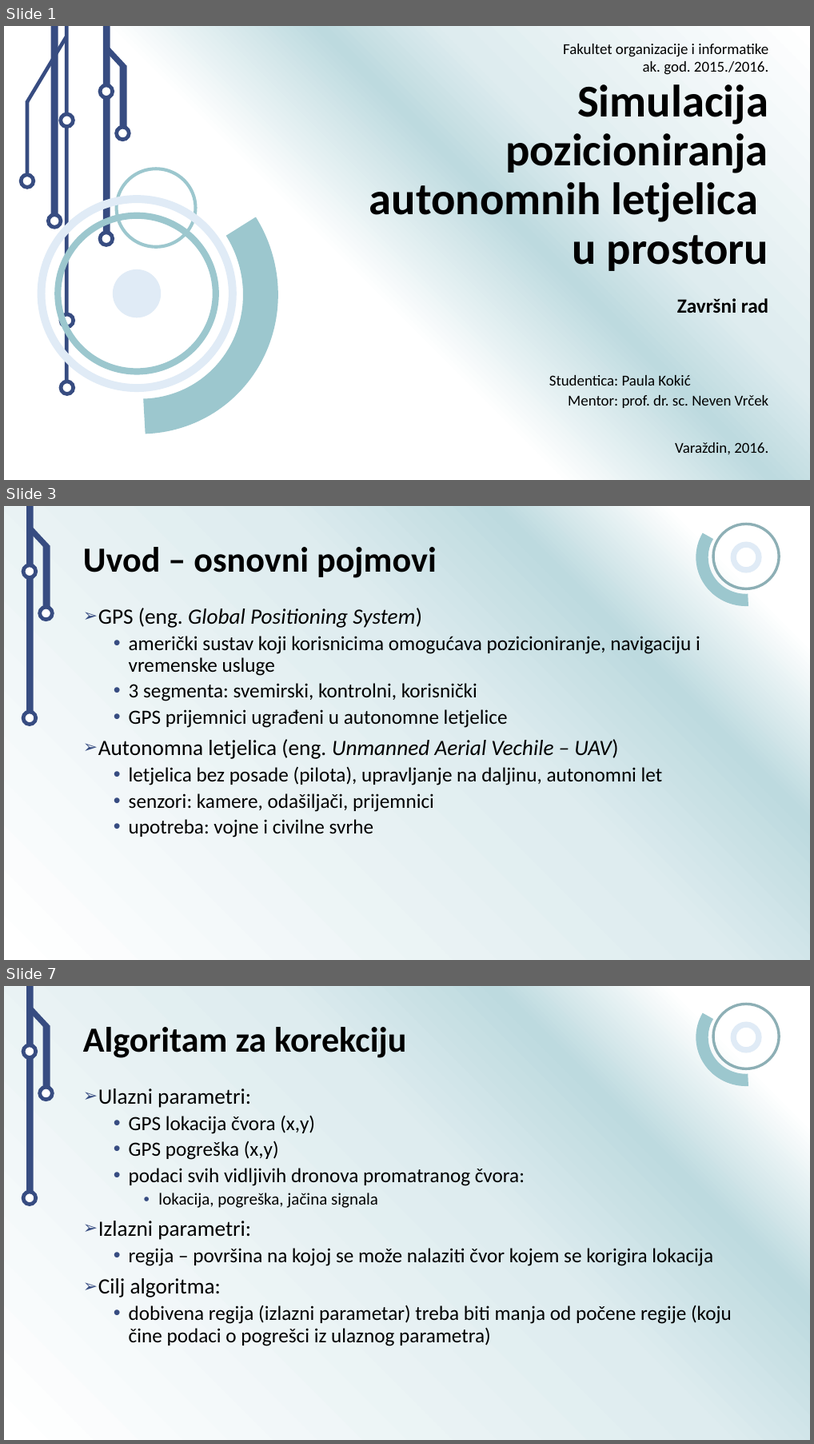
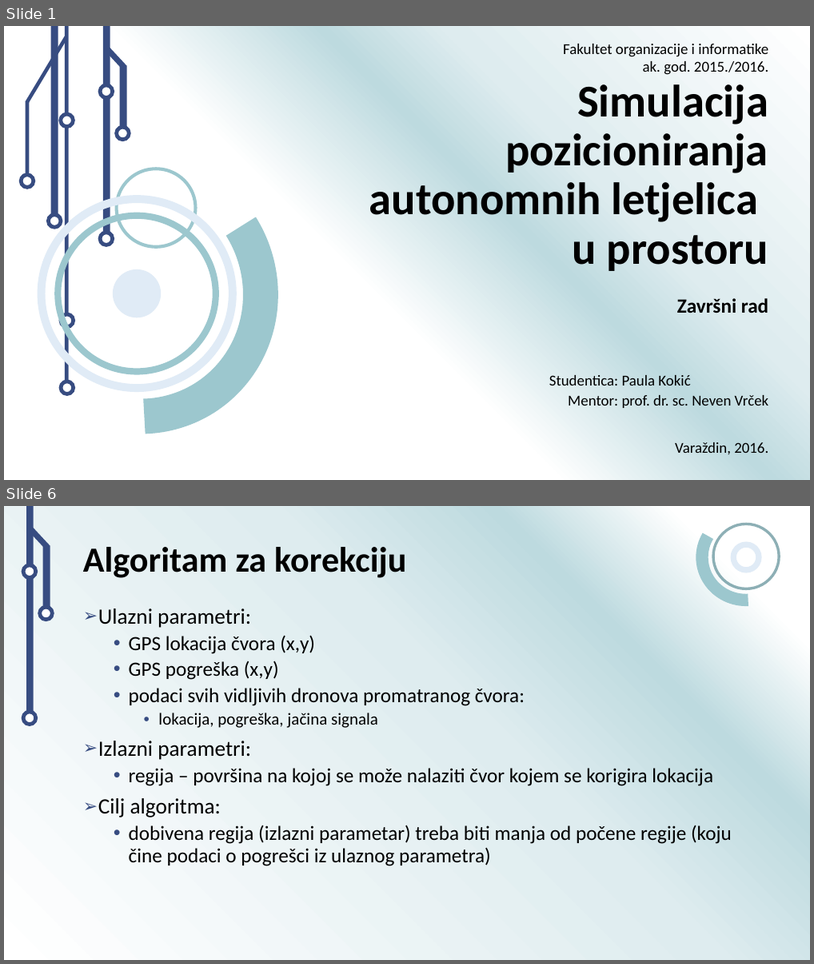
Before and after one commit to Acerinth/MaliDronovi, a slide deck: Prezentacija/Simulacija pozicioniranja autonomnih letjelica u prostoru.pptx. Shown one above the other, each under a label of ours: slides 1, 3 and 7 before the commit, slides 1 and 6 after it; the slides between them are not shown. The pictures are 814x1444 and 814x964 pixels, drawn with LibreOffice and Linux fonts; fonts in the diff are those of the drawing; background and template pictures are left out. Boxes give left, top, right and bottom in pixels: in the first picture for what was removed or moved away, otherwise in the second. Text is boxed around its words. In the diff, an @@ line names an element or a change of style, - is before the commit and + after.

```diff
--- a/Prezentacija/Simulacija pozicioniranja autonomnih letjelica u prostoru.pptx
+++ b/Prezentacija/Simulacija pozicioniranja autonomnih letjelica u prostoru.pptx
@@ slide 3 removed at <box>4,506,810,960</box>, background gradient #FFFFFF to #BDDADF to #DEECEF; not listed: 9 template elements that a slide beside it also shows @@
@@ title removed at <box>83,547,437,578</box> @@
-Uvod – osnovni pojmovi
@@ text removed at <box>98,608,701,837</box> @@
-➢ GPS (eng. Global Positioning System)
-  • američki sustav koji korisnicima omogućava pozicioniranje, navigaciju i vremenske usluge
-  • 3 segmenta: svemirski, kontrolni, korisnički
-  • GPS prijemnici ugrađeni u autonomne letjelice
-➢ Autonomna letjelica (eng. Unmanned Aerial Vechile – UAV)
-  • letjelica bez posade (pilota), upravljanje na daljinu, autonomni let
-  • senzori: kamere, odašiljači, prijemnici
-  • upotreba: vojne i civilne svrhe
@@ what was slide 7 is now slide 6 @@
```
Also in this commit, not shown: 5 slides changed, 3 slides added, 3 other slides removed.
